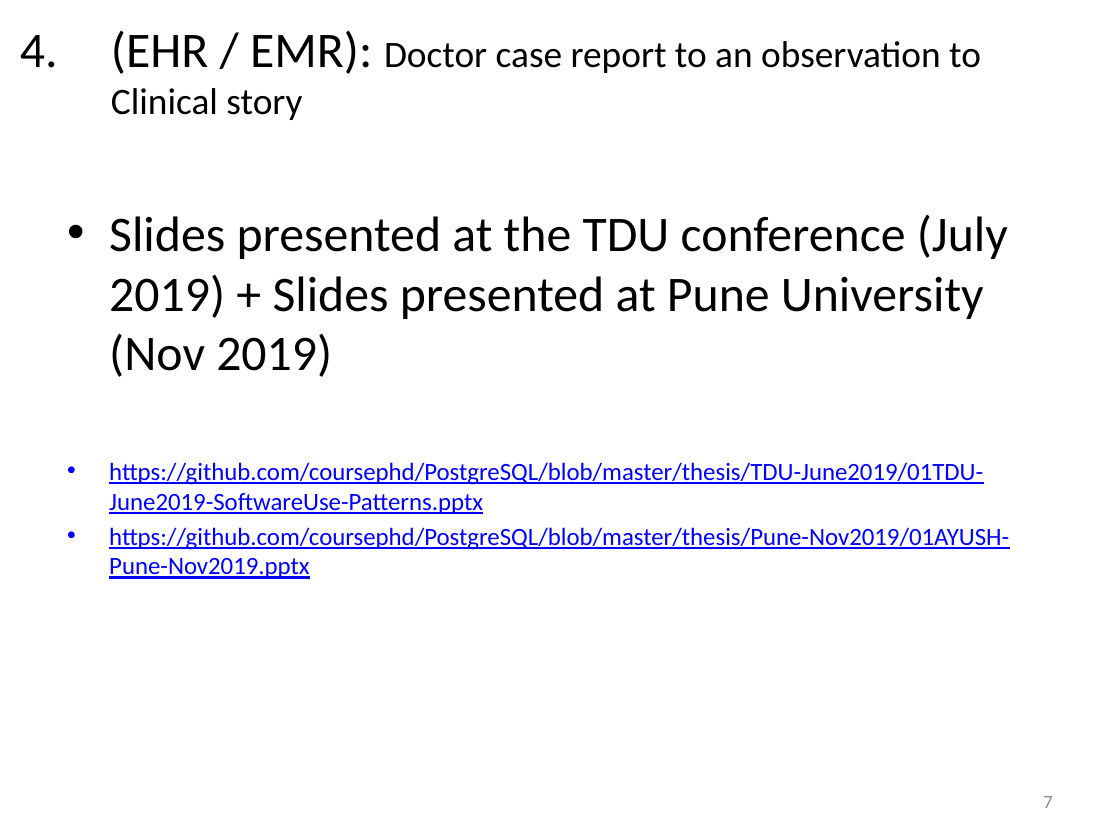
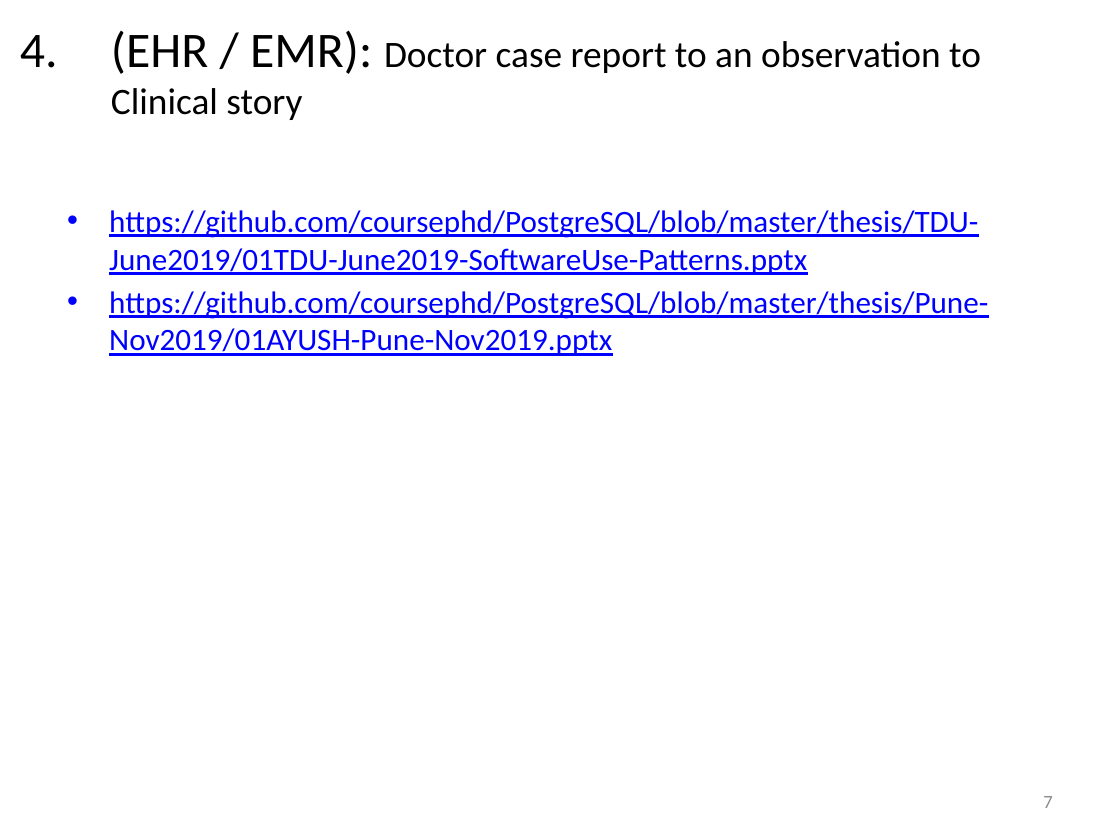
Before and after one commit to coursephd/PostgreSQL, a slide deck: slide 7 of thesis/ThesisPresentation V1.0-WorkingCopy.pptx. Drawn at 1120x840 pixels with LibreOffice and Linux fonts; fonts in the diff are those of the drawing; background and template pictures are left out. Boxes give left, top, right and bottom in pixels: in the first picture for what was removed or moved away, otherwise in the second. Text is boxed around its words. In the diff, an @@ line names an element or a change of style, - is before the commit and + after.

```diff
--- a/thesis/ThesisPresentation V1.0-WorkingCopy.pptx
+++ b/thesis/ThesisPresentation V1.0-WorkingCopy.pptx
@@ text "https://github.com/coursephd/PostgreSQL/blob/master/thesis/T ..." at (109, 210, 988, 356): size 16 to 20 pt @@
@@ text at (109, 215, 1008, 377): paragraph removed @@
-• Slides presented at the TDU conference (July 2019) + Slides presented at Pune University (Nov 2019)
```
Also in this commit, not shown: 1 slide added.
